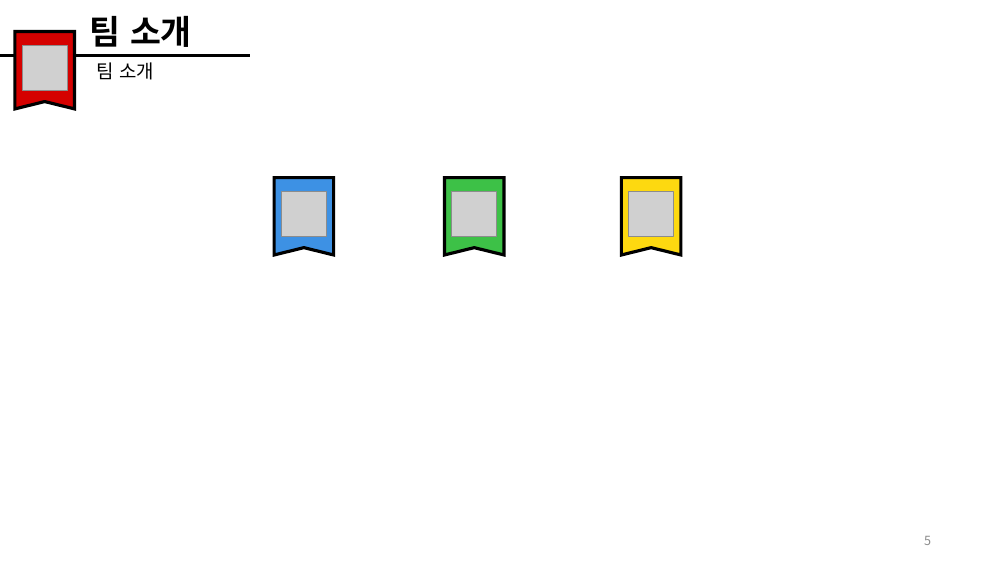
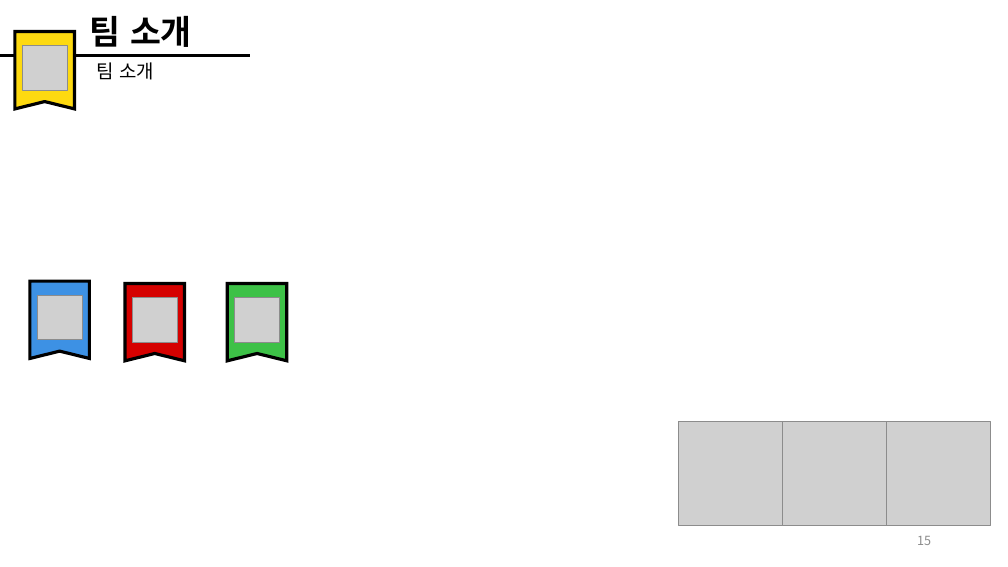
Before and after one commit to kbs5435586/Graduation, a slide deck: slide 15 of Plan/졸업작품제안서_200925.pptx (slide 5 before the commit). Drawn at 1008x567 pixels with LibreOffice and Linux fonts; fonts in the diff are those of the drawing; grey boxes stand for pictures. Boxes give left, top, right and bottom in pixels: in the first picture for what was removed or moved away, otherwise in the second. Text is boxed around its words. In the diff, an @@ line names an element or a change of style, - is before the commit and + after.

```diff
--- a/Plan/졸업작품제안서_200925.pptx
+++ b/Plan/졸업작품제안서_200925.pptx
@@ freeform shape: place and size @@
-freeform shape at bbox=[622, 178, 681, 255]
+freeform shape at bbox=[15, 32, 75, 109]
@@ picture removed at bbox=[629, 192, 674, 237] @@
@@ freeform shape: place and size @@
-freeform shape at bbox=[274, 178, 334, 255]
+freeform shape at bbox=[30, 281, 90, 358]
@@ picture: place and size @@
-picture at bbox=[281, 192, 326, 237]
+picture at bbox=[37, 295, 82, 340]
@@ freeform shape: place and size @@
-freeform shape at bbox=[15, 32, 75, 109]
+freeform shape at bbox=[125, 284, 185, 361]
@@ picture added at bbox=[132, 298, 177, 343] @@
@@ freeform shape: place and size @@
-freeform shape at bbox=[445, 178, 504, 255]
+freeform shape at bbox=[228, 284, 287, 361]
@@ picture: place and size @@
-picture at bbox=[452, 192, 497, 237]
+picture at bbox=[235, 298, 280, 343]
@@ picture added at bbox=[678, 421, 783, 526] @@
@@ picture added at bbox=[783, 421, 887, 526] @@
@@ picture added at bbox=[887, 421, 991, 526] @@
@@ page number at bbox=[917, 536, 931, 545]: text changed @@
-5
+15
```
Also in this commit, not shown: 1 other slide changed, 11 slides added, 1 slide removed.
